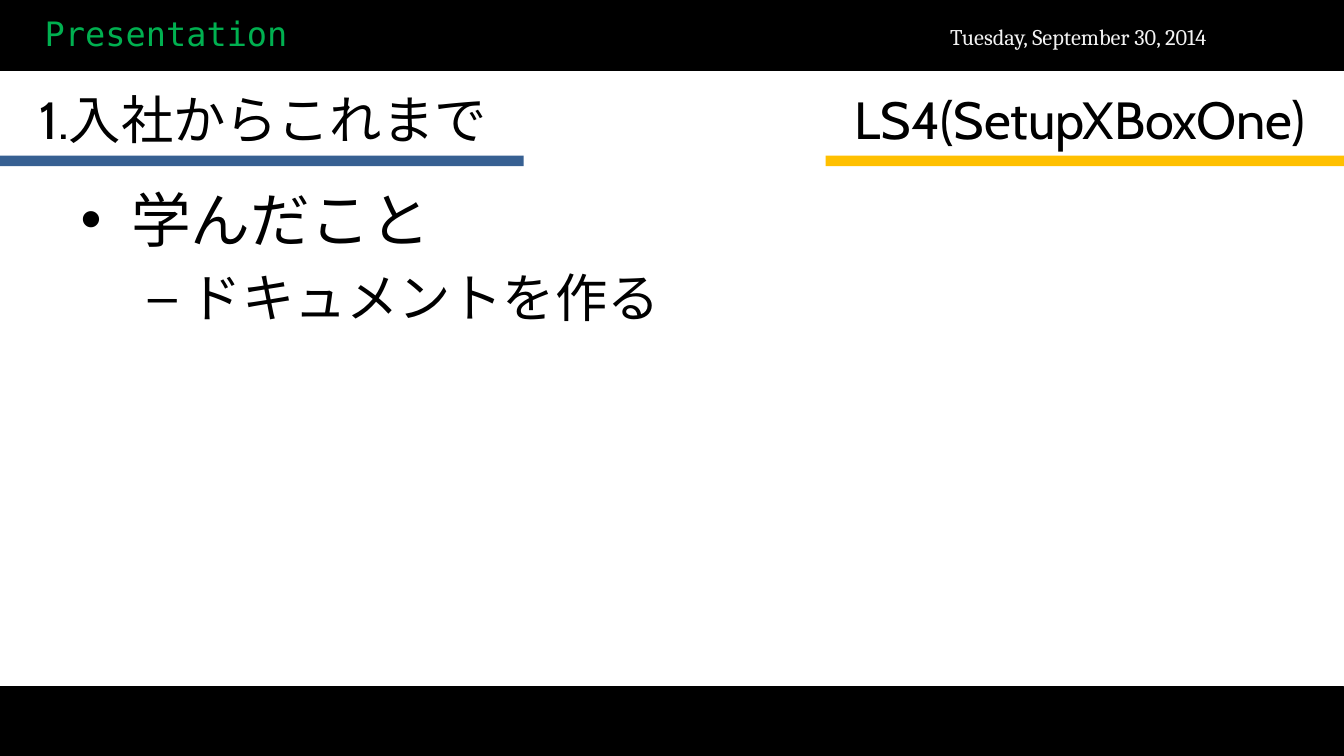
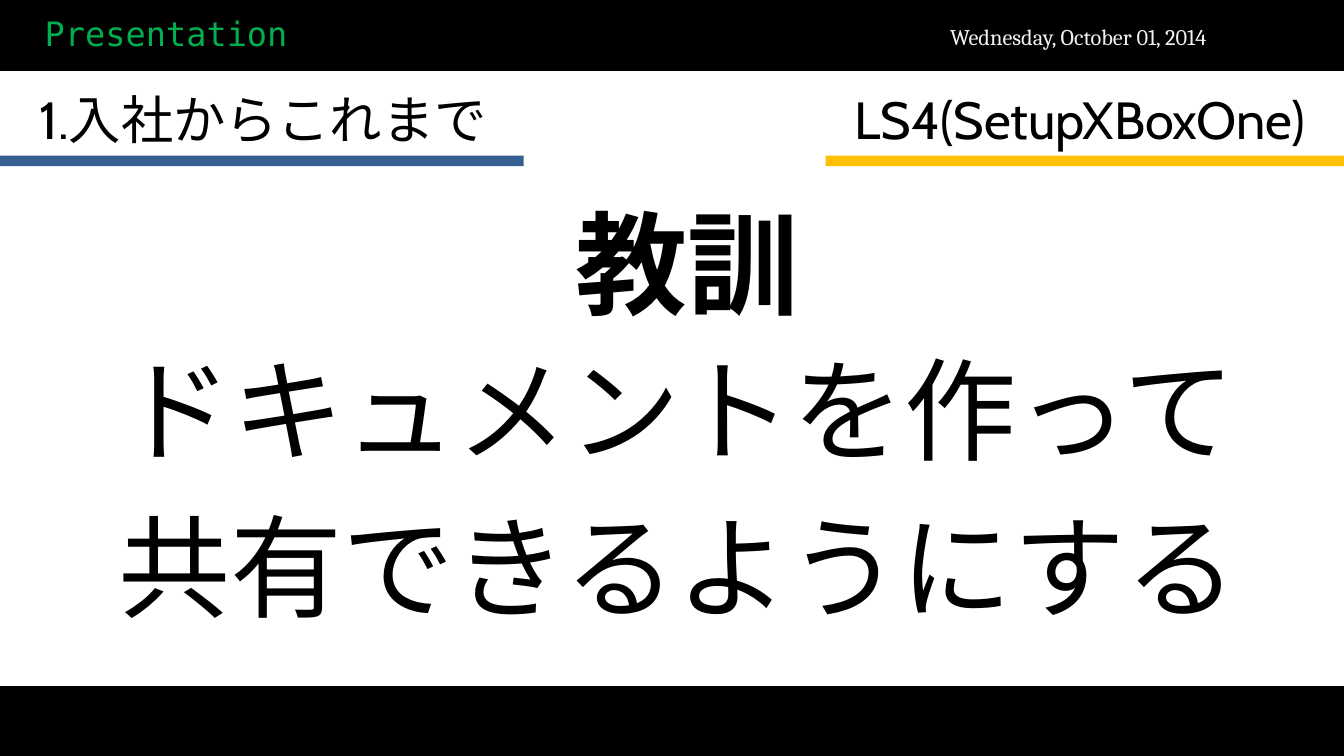
Before and after one commit to scarecrow173/Test, a slide deck: slide 10 of 試用期間終了.pptx. Drawn at 1344x756 pixels with LibreOffice and Linux fonts; fonts in the diff are those of the drawing; background and template pictures are left out. Boxes give left, top, right and bottom in pixels: in the first picture for what was removed or moved away, otherwise in the second. Text is boxed around its words. In the diff, an @@ line names an element or a change of style, - is before the commit and + after.

```diff
--- a/試用期間終了.pptx
+++ b/試用期間終了.pptx
@@ text at bbox=[950, 29, 1206, 50]: text changed @@
-Tuesday, September 30, 2014
+Wednesday, October 01, 2014
@@ text added at bbox=[576, 210, 800, 317], 60 pt, text #000000, bold @@
+教訓
@@ text at bbox=[119, 358, 1238, 618]: text changed; size 28 to 60 pt @@
-• 学んだこと
-  – ドキュメントを作る
+ドキュメントを作って
+共有できるようにする
```
Also in this commit, not shown: 17 other slides changed, 3 slides added, 2 slides removed, 1 other file.
